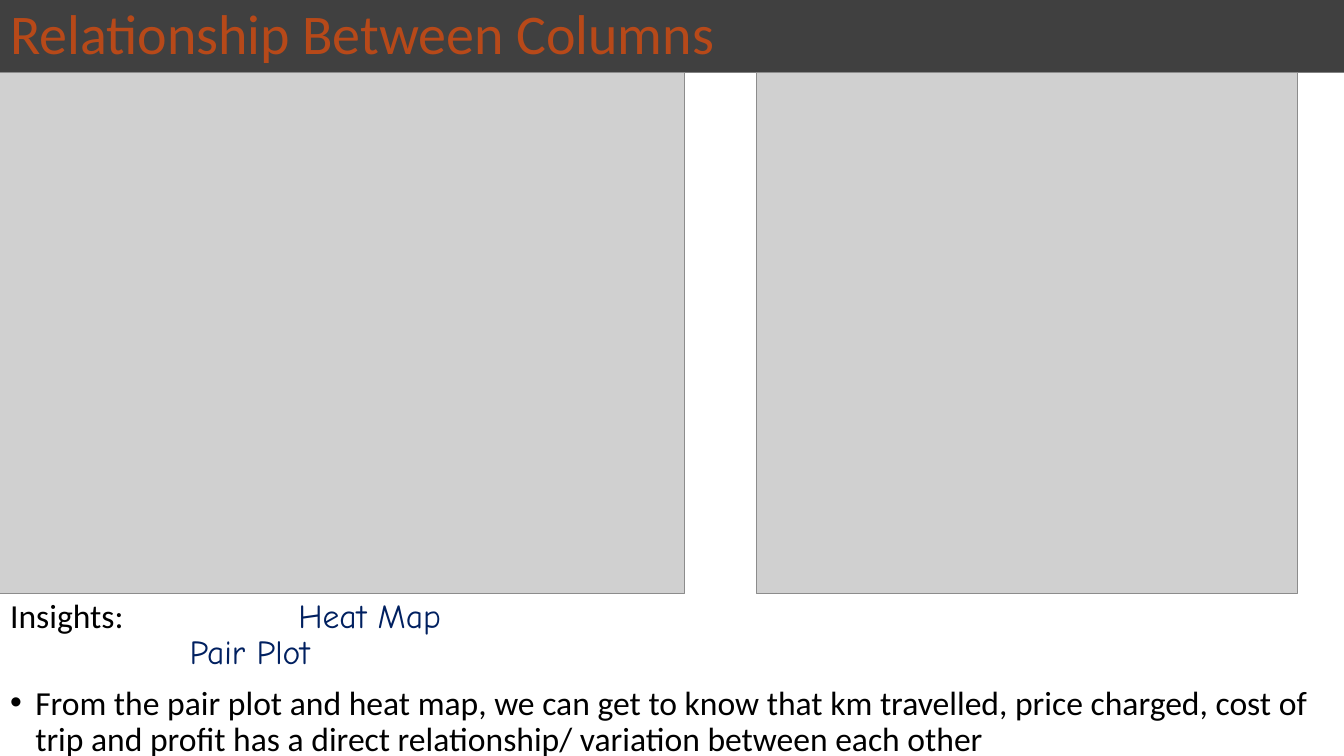
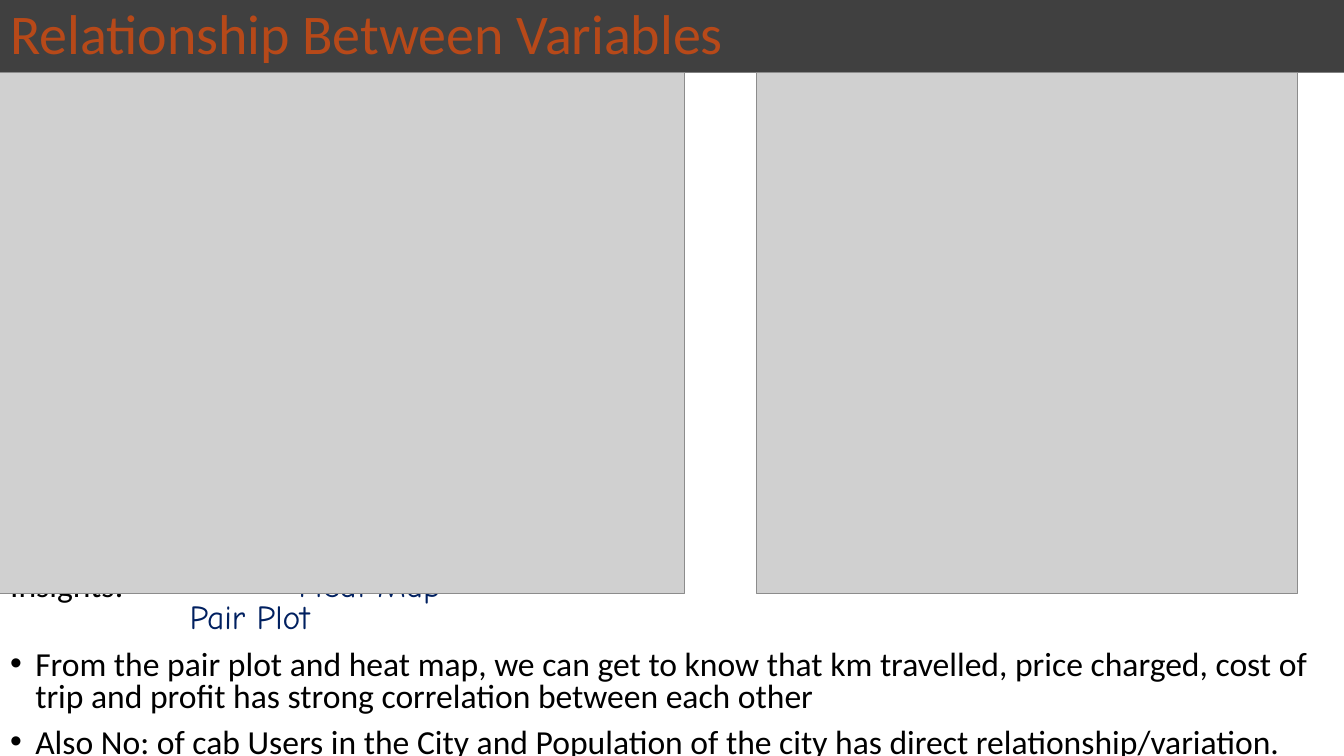
Before and after one commit to NazriJasmal/Data-Science-Intern-at-Data-Glacier, a slide deck: slide 7 of Week3- Project Presentation/G2M Case Study.pptx. Drawn at 1344x756 pixels with LibreOffice and Linux fonts; fonts in the diff are those of the drawing; grey boxes stand for pictures. Boxes give left, top, right and bottom in pixels: in the first picture for what was removed or moved away, otherwise in the second. Text is boxed around its words. In the diff, an @@ line names an element or a change of style, - is before the commit and + after.

```diff
--- a/Week3- Project Presentation/G2M Case Study.pptx
+++ b/Week3- Project Presentation/G2M Case Study.pptx
@@ title at (10, 15, 722, 63): text changed @@
-Relationship Between Columns
+Relationship Between Variables
@@ text at (10, 593, 441, 630): line spacing 0.9 to 0.8 @@
@@ text at (35, 652, 1307, 756): text changed @@
-• From the pair plot and heat map, we can get to know that km travelled, price charged, cost of trip and profit has a direct relationship/ variation between each other
+• From the pair plot and heat map, we can get to know that km travelled, price charged, cost of trip and profit has strong correlation between each other
+• Also No: of cab Users in the City and Population of the city has direct relationship/variation.
```
Also in this commit, not shown: 1 other slide changed, 1 other file.
